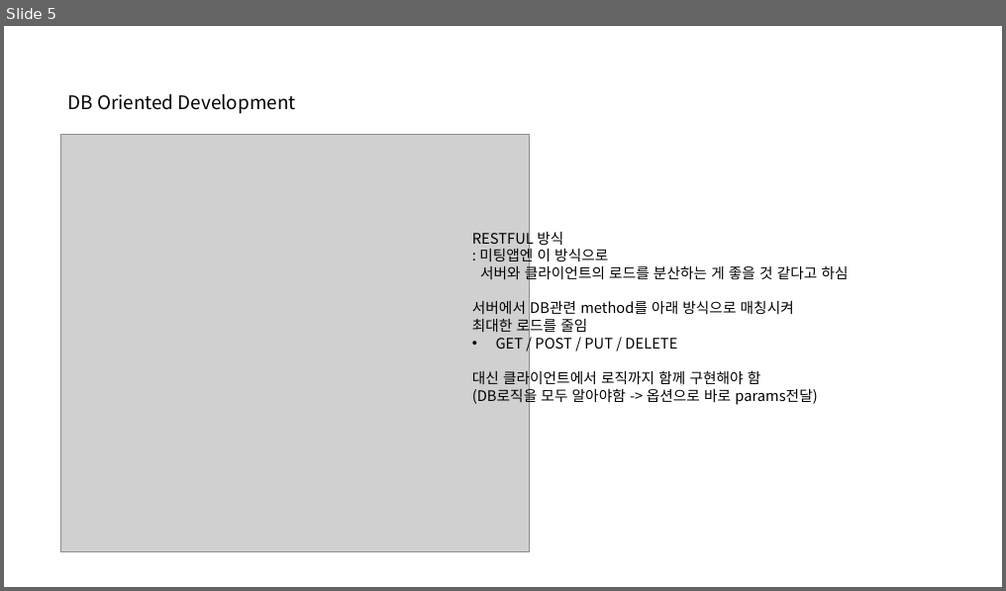
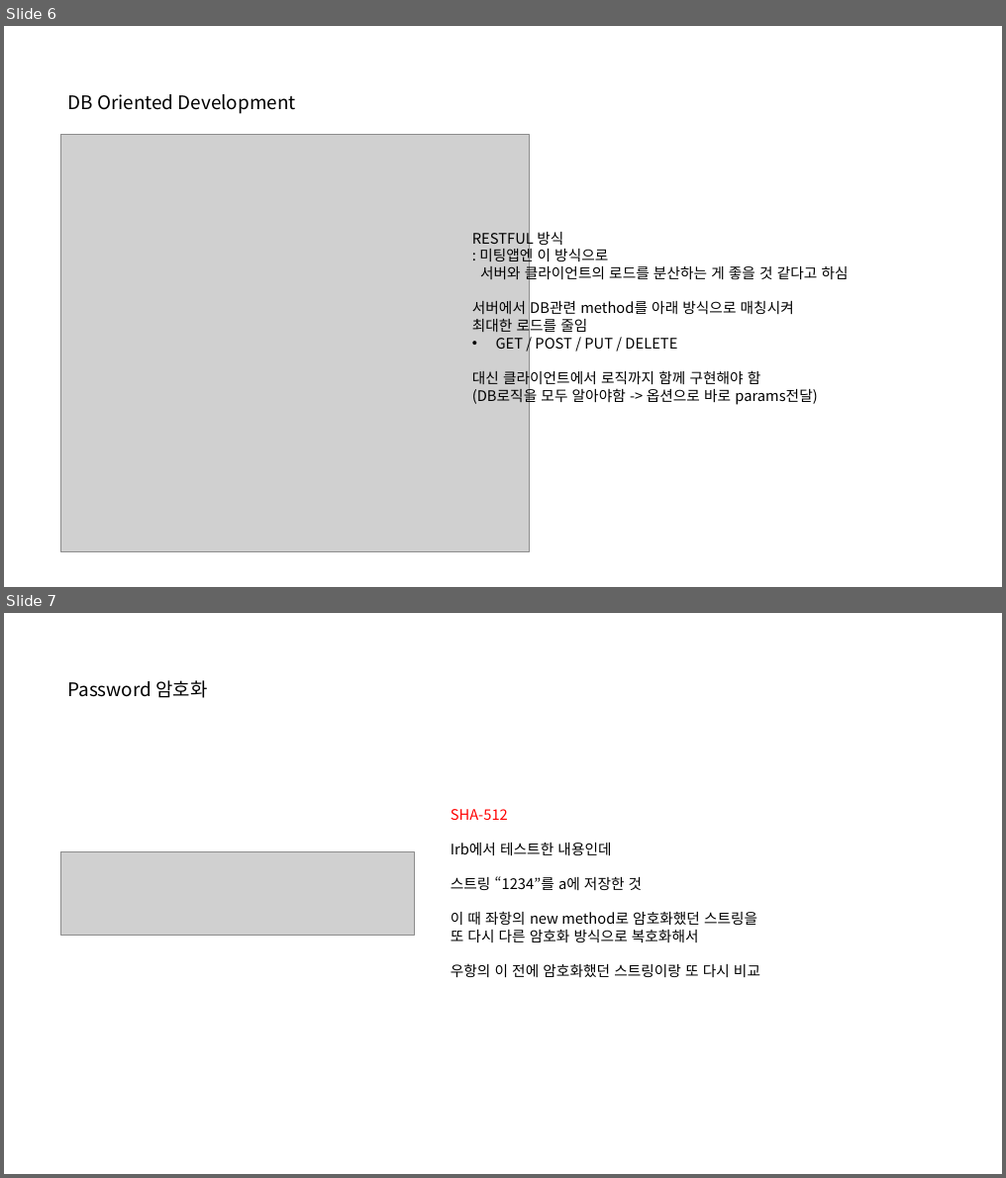
Before and after one commit to zzokokeic/barogagi1gibateam, a slide deck: Docs/Dev_Guide.pptx. Shown one above the other, each under a label of ours: slide 5 before the commit, slides 6 and 7 after it. The pictures are 1006x591 and 1006x1178 pixels, drawn with LibreOffice and Linux fonts; fonts in the diff are those of the drawing; grey boxes stand for pictures. Boxes give left, top, right and bottom in pixels: in the first picture for what was removed or moved away, otherwise in the second. Text is boxed around its words. In the diff, an @@ line names an element or a change of style, - is before the commit and + after.

```diff
--- a/Docs/Dev_Guide.pptx
+++ b/Docs/Dev_Guide.pptx
@@ slide 7 added at (4,613,1002,1174), background #FFFFFF @@
@@ text added at (67,680,207,698), 18 pt, text #000000 @@
+Password 암호화
@@ text added at (450,809,760,977), 14 pt, text #000000 @@
+SHA-512
+Irb에서 테스트한 내용인데
+스트링 “1234”를 a에 저장한 것
+이 때 좌항의 new method로 암호화했던 스트링을
+또 다시 다른 암호화 방식으로 복호화해서
+우항의 이 전에 암호화했던 스트링이랑 또 다시 비교
@@ picture added at (60,852,414,935) @@
@@ what was slide 5 is now slide 6 @@
```
Also in this commit, not shown: 2 slides changed, 2 other slides added, 1 other file.
